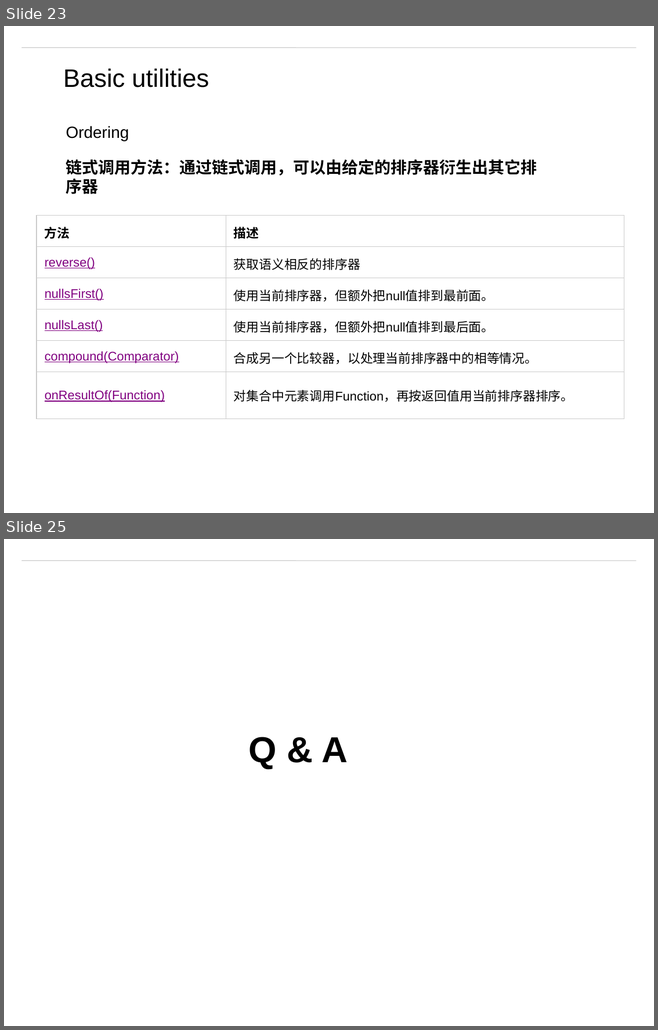
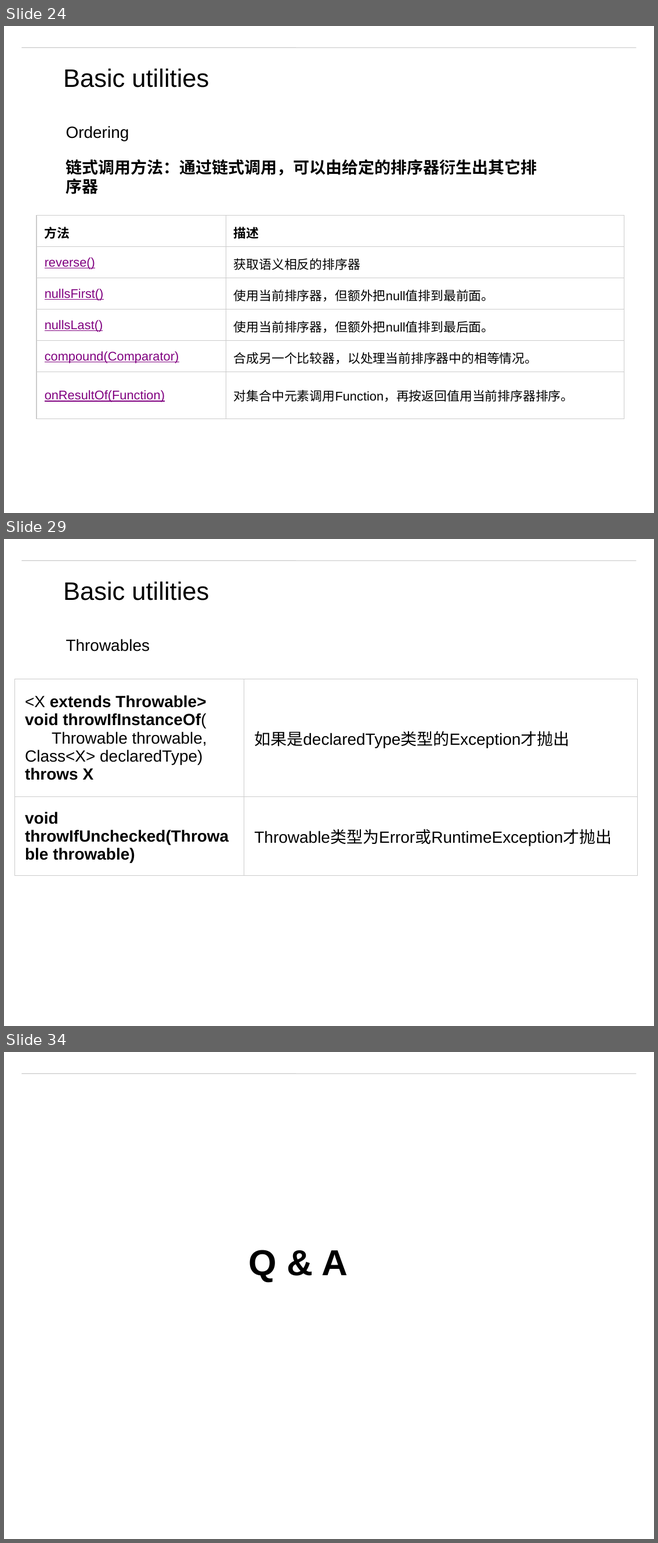
Before and after one commit to matt19870107/Guava, a slide deck: Guava.pptx. Shown one above the other, each under a label of ours: slides 23 and 25 before the commit, slides 24, 29 and 34 after it; the slides between them are not shown. The pictures are 658x1030 and 658x1543 pixels, drawn with LibreOffice and Linux fonts; fonts in the diff are those of the drawing; background and template pictures are left out. Boxes give left, top, right and bottom in pixels: in the first picture for what was removed or moved away, otherwise in the second. Text is boxed around its words. In the diff, an @@ line names an element or a change of style, - is before the commit and + after.

Commit message:
Throwables

```diff
--- a/Guava.pptx
+++ b/Guava.pptx
@@ slide 29 added at (4, 539, 654, 1026), background #FFFFFF; not listed: 1 template element that a slide beside it also shows @@
@@ text added at (63, 581, 209, 600), 28 pt, text #000000 @@
+Basic utilities
@@ text added at (66, 639, 150, 652), 18 pt, text #000000 @@
+Throwables
@@ table added at (15, 679, 637, 875), 2 rows, 2 columns @@
+<X extends Throwable> void throwIfInstanceOf( / Throwable throwable, Class<X> declaredType) throws X | 如果是declaredType类型的Exception才抛出
+void throwIfUnchecked(Throwable throwable) | Throwable类型为Error或RuntimeException才抛出
@@ what was slide 23 is now slide 24 @@
@@ what was slide 25 is now slide 34 @@
```
Also in this commit, not shown: 1 slide changed, 8 other slides added, 11 other files.
